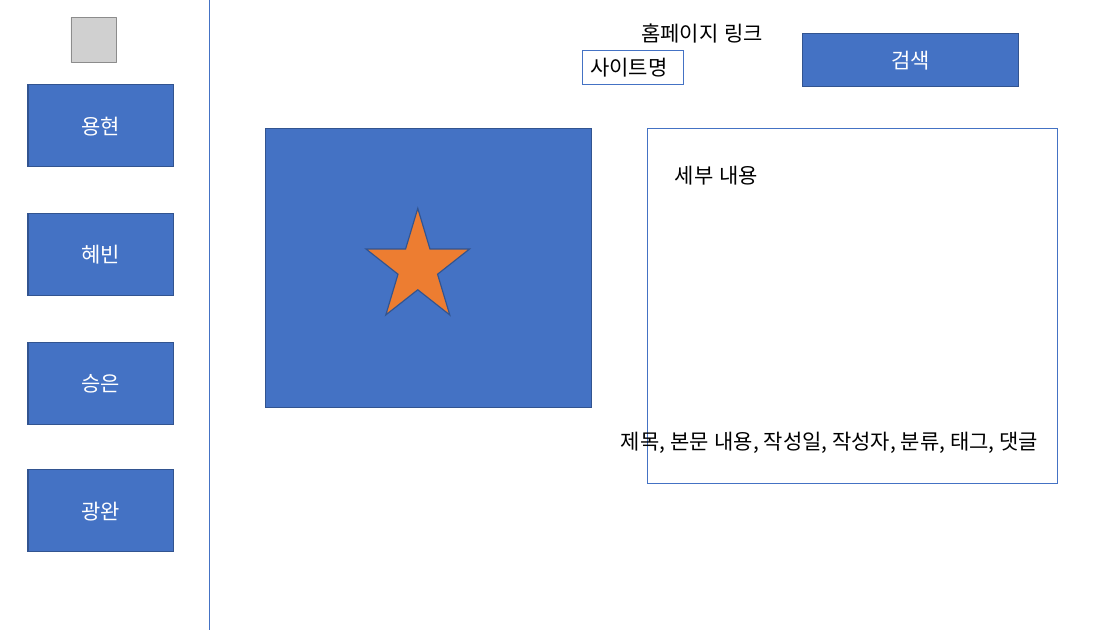
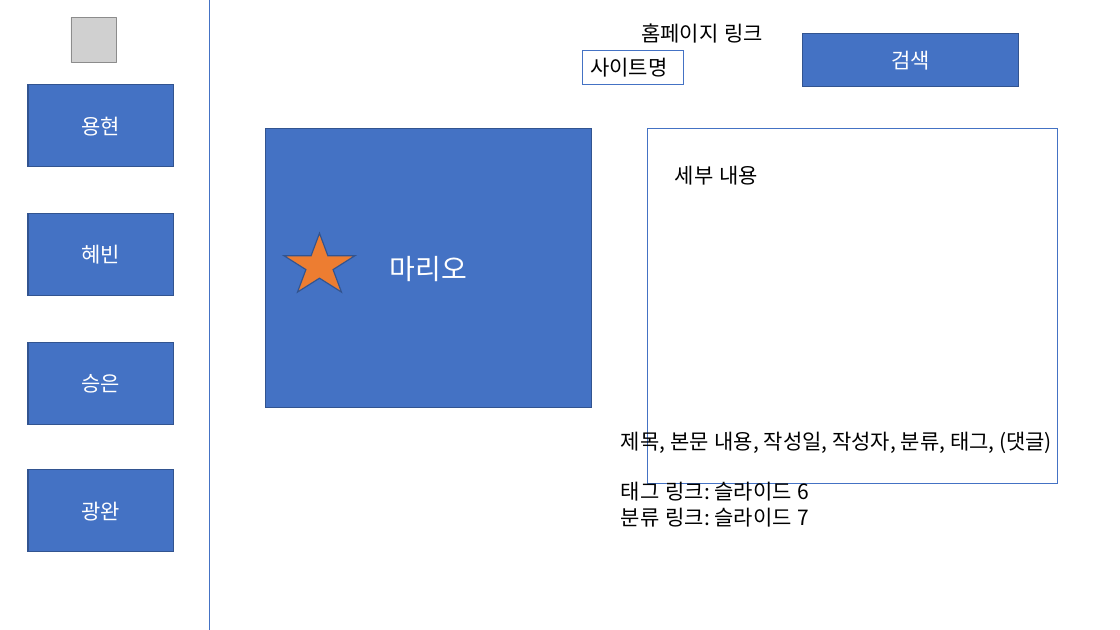
Before and after one commit to Kwang-wan/Project_WebPage, a slide deck: slide 5 of 기획 자료/화면 구성.pptx. Drawn at 1120x630 pixels with LibreOffice and Linux fonts; fonts in the diff are those of the drawing; grey boxes stand for pictures. Boxes give left, top, right and bottom in pixels: in the first picture for what was removed or moved away, otherwise in the second. Text is boxed around its words. In the diff, an @@ line names an element or a change of style, - is before the commit and + after.

```diff
--- a/기획 자료/화면 구성.pptx
+++ b/기획 자료/화면 구성.pptx
@@ star: place and size @@
-star at <box>366,208,470,315</box>
+star at <box>284,234,355,292</box>
@@ text in rectangle at <box>390,256,467,281</box>: text added @@
+마리오
@@ text at <box>621,428,1052,527</box>: text changed @@
-제목, 본문 내용, 작성일, 작성자, 분류, 태그, 댓글
+제목, 본문 내용, 작성일, 작성자, 분류, 태그, (댓글)
+태그 링크: 슬라이드 6
+분류 링크: 슬라이드 7
```
Also in this commit, not shown: 4 other slides changed, 2 slides added, 3 other files.
